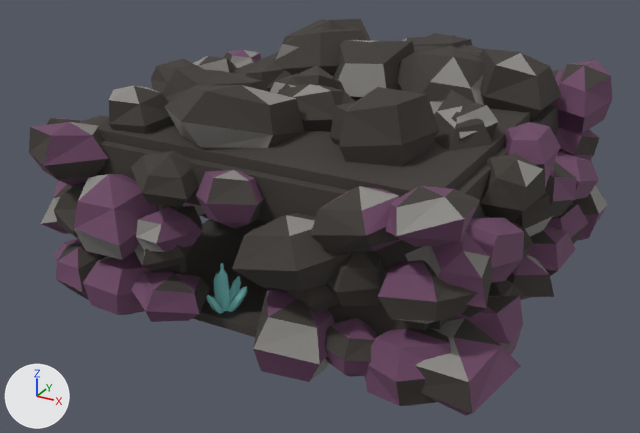
An edit to the FBX model exports/Caves/Cave_Crystal_Chamber.fbx, drawn before and after from the same camera.
Rendered twice from a camera (50 mm lens) standing at (0.411, -0.969, 0.435) and looking at (-0.005, -0.212, 0.056). The lights are fixed; the arrows at lower left show +X, +Y and +Z. The picture after the commit comes second. Where no turn or scale is listed for an object, it has been applied to the vertices. Vertices at exactly the same position are counted once.

The first picture shows 'Ceiling1', 'Decor', 'Floor1', 'Wall3', 'Wall4', 'Wall5', 'Wall9'.
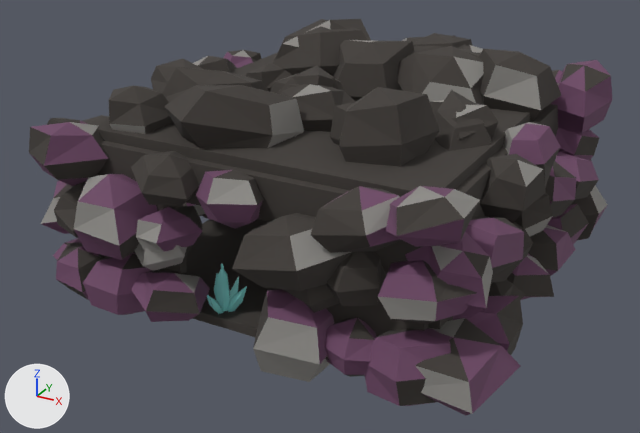
Changed parts and their boxes (x1, y1, x2, y2) in the pictures (640 x 433 px):
part 1 of me_decor_003, cut back
    both: (207, 273, 247, 314)
part 2 of me_decor_003, surface changed
    both: (59, 20, 599, 413)

The change in detail:
me_decor_003 is used by ob_decor; location (0.0, 0.0, 0.0).
me_decor_003 had 3558 vertices, 6320 faces and spanned x -0.251..0.257, y -0.433..0.075, z -0.015..0.243.
me_decor_003 now has 2903 vertices, 5030 faces and spans x -0.251..0.257, y -0.433..0.075, z -0.015..0.243.
me_decor_003 part 1: 4 vertices moved from x -0.045..-0.015, y -0.351..-0.337, z -0.001..0.03 to x -0.045..-0.02, y -0.351..-0.341, z -0.002..0.015; 75 vertices removed from x -0.057..-0.016, y -0.369..-0.324, z -0.002..0.032; 35 vertices added at x -0.054..-0.025, y -0.363..-0.327, z -0.002..0.018.
me_decor_003 part 2: 810 kept faces spanning x -0.251..0.247, y -0.433..0.072, z -0.015..0.243 get new texture (UV) coordinates.
Other edits to the shape of me_decor_003 do not show in these pictures.
